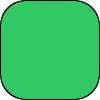
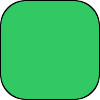
Layered file, before and after one edit (w=100, h=100). Changes by layer:
painted on "Sektor Form" over [0, 0, 100, 100]
